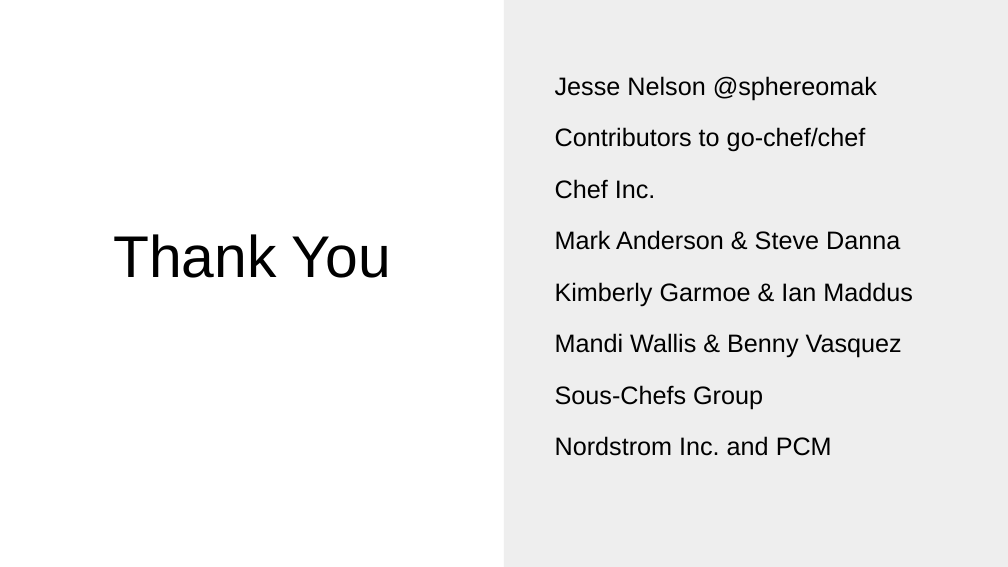
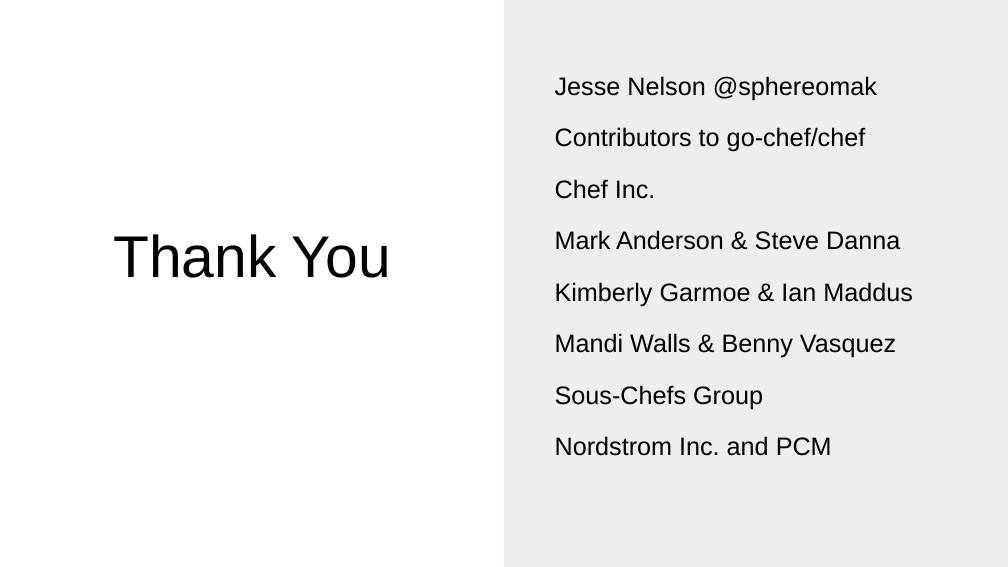
Before and after one commit to MarkGibbons/chefapi_chefconf2020_slides, a slide deck: slide 46 of ChefConf2020_chefapi.pptx. Drawn at 1008x567 pixels with LibreOffice and Linux fonts; fonts in the diff are those of the drawing. Boxes give left, top, right and bottom in pixels: in the first picture for what was removed or moved away, otherwise in the second. Text is boxed around its words. In the diff, an @@ line names an element or a change of style, - is before the commit and + after.

Commit message:
Minor updates

```diff
--- a/ChefConf2020_chefapi.pptx
+++ b/ChefConf2020_chefapi.pptx
@@ text at box(555, 333, 896, 358): text changed @@
-Mandi Wallis & Benny Vasquez
+Mandi Walls & Benny Vasquez
```
Also in this commit, not shown: 1 other slide changed.
